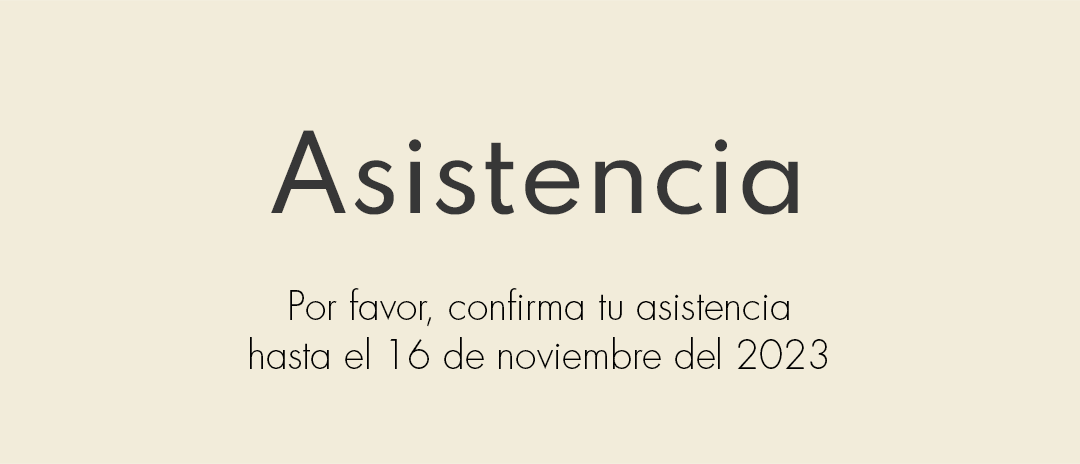
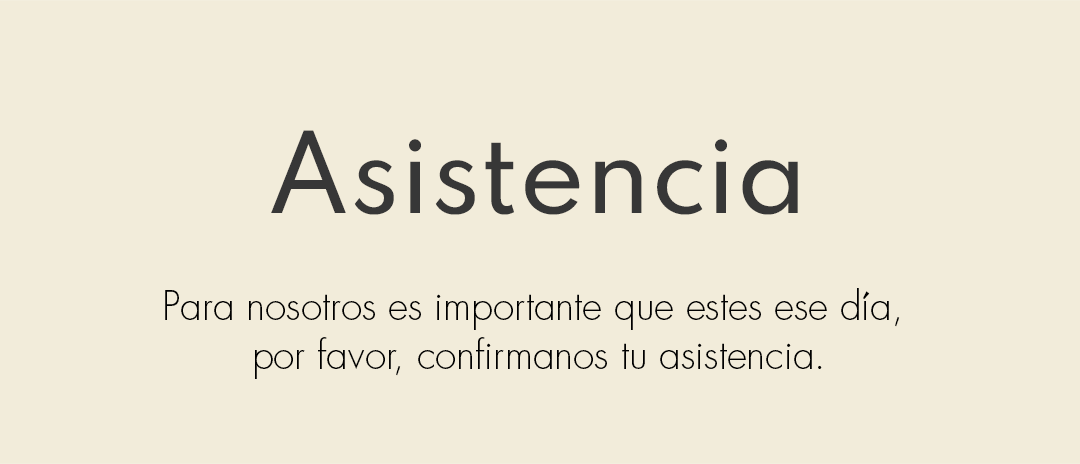
The second 1080 × 464 image is a revision of the first. Changes to its layers:
renamed "Por favor, confirma tu asistencia hasta el 16 de noviembre del" to "Para nosotros es importante que estes ese día, por favor, conf", painted on it over left=165, top=288, right=900, bottom=379
